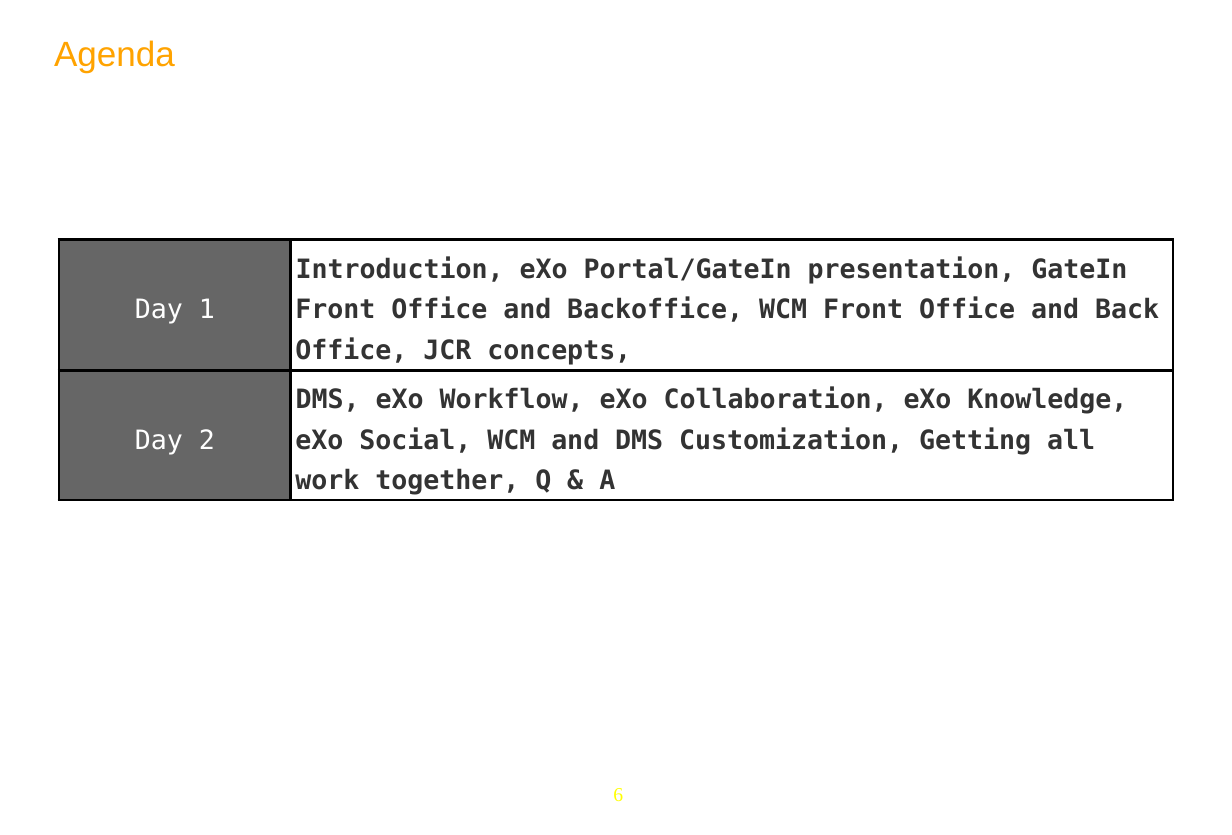
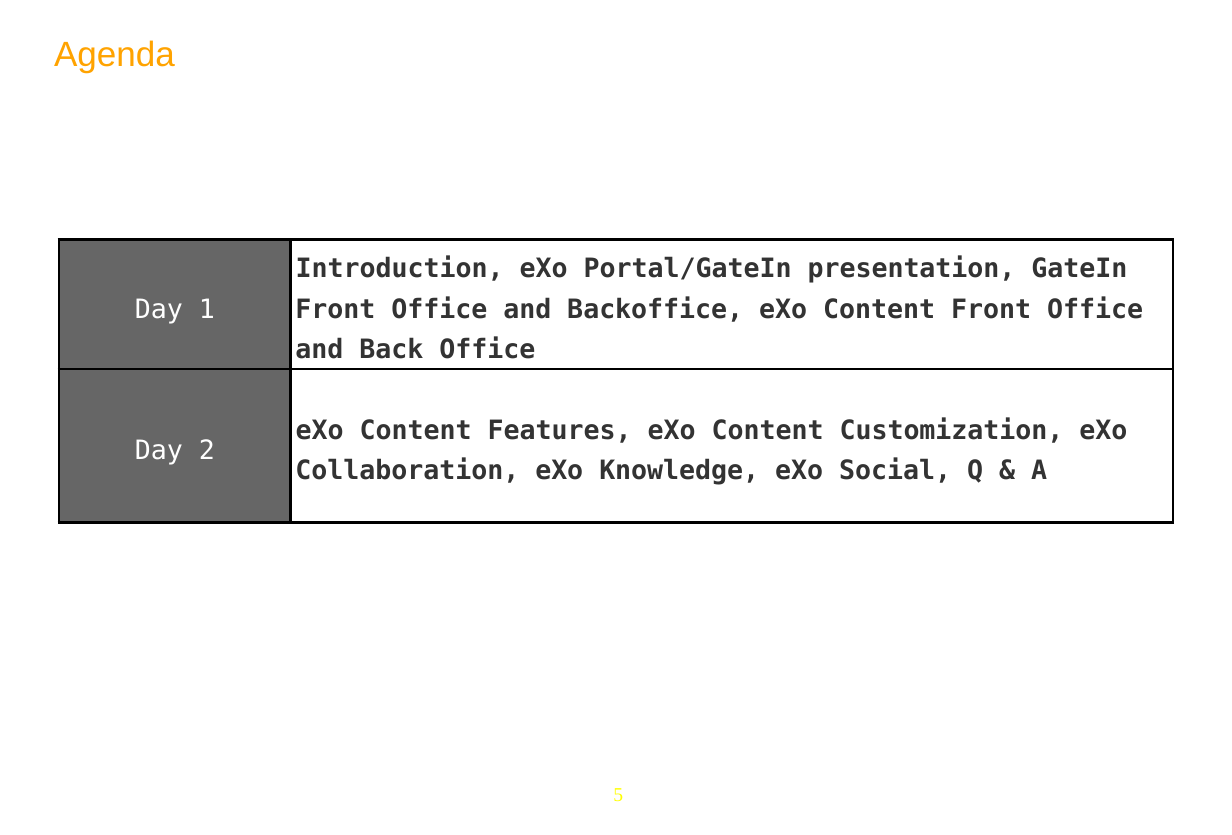
Before and after one commit to anhvurz90/training, a slide deck: slide 5 of slides/exo-fundamentals/en/010-General-Intro-XFund-en.pptx (slide 6 before the commit). Drawn at 1232x835 pixels with LibreOffice and Linux fonts; fonts in the diff are those of the drawing; background and template pictures are left out. Boxes give left, top, right and bottom in pixels: in the first picture for what was removed or moved away, otherwise in the second. Text is boxed around its words. In the diff, an @@ line names an element or a change of style, - is before the commit and + after.

```diff
--- a/slides/exo-fundamentals/en/010-General-Intro-XFund-en.pptx
+++ b/slides/exo-fundamentals/en/010-General-Intro-XFund-en.pptx
@@ table at [59, 239, 1173, 521] @@
-row 1, column 2: Introduction, eXo Portal/GateIn presentation, GateIn Front Office and Backoffice, WCM Front Office and Back Office, JCR concepts,
+row 1, column 2: Introduction, eXo Portal/GateIn presentation, GateIn Front Office and Backoffice, eXo Content Front Office and Back Office
-row 2, column 2: DMS, eXo Workflow, eXo Collaboration, eXo Knowledge, eXo Social, WCM and DMS Customization, Getting all work together, Q & A
+row 2, column 2: eXo Content Features, eXo Content Customization, eXo Collaboration, eXo Knowledge, eXo Social, Q & A
@@ page number at [613, 788, 623, 802]: text changed @@
-6
+5
```
Also in this commit, not shown: 2 other slides changed, 1 slide removed, 1 other file.
